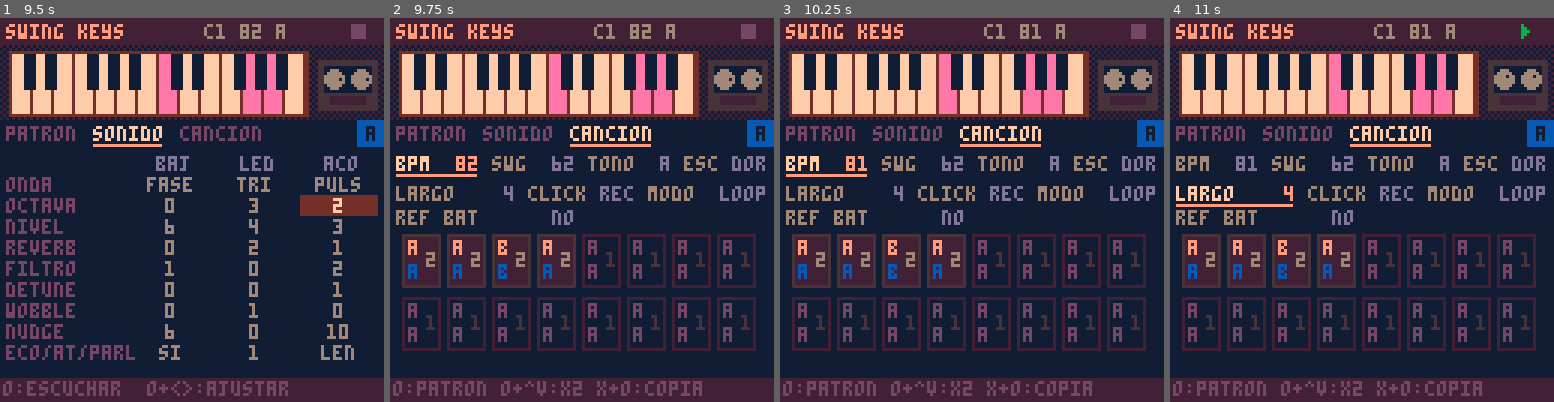
Above: before the commit, frames 1-4 (left to right).
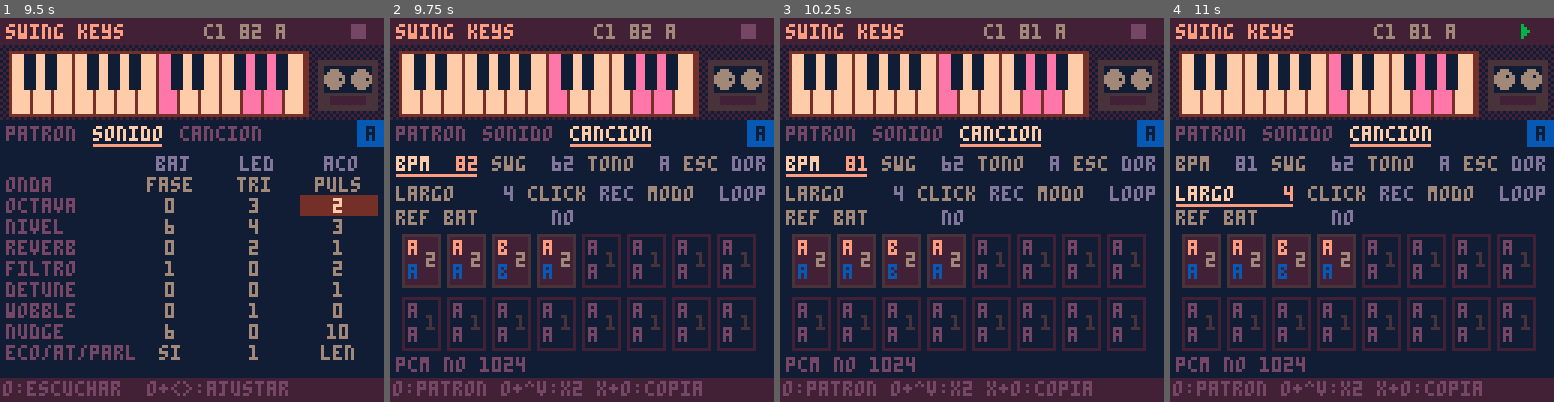
Above: after the commit, the same moments.

Repository: santiago-giordano/swing_pico8
Game: PICO-8 cartridge carts/en/swing_keys.p8
The game is run twice, just before and just after one commit, with the same random seed, the same clock (stepped at 60 frames per second) and the same inputs.
Inputs:
- Up to frame 1 (9.5 s): tap X (X key) at 0.33, 1.07, 1.85, 2.97, 4.08, 5.2, 6.32, 7.43, 8.55 s; tap O (Z key) at 0.7, 1.7, 2.1, 2.5, 2.9, 3.3, 3.7, 4.1, 4.5, 4.9, 5.3, 5.7, 6.1, 6.5, 6.9, 7.3, 7.7, 8.1, 8.5, 8.9, 9.3 s; hold Right 1.6-2.1 s; hold Up 2.15-2.42 s; hold Right 2.47-3.03 s; hold Left 3.08-3.58 s; hold Down 3.63-3.97 s; hold Right 4.02-4.68 s; hold Up 4.73-5.03 s; hold Left 5.08-5.68 s; hold Down 5.73-6.03 s; hold Right 6.08-6.58 s; hold Right 6.63-7.13 s; hold Up 7.18-7.45 s; hold Right 7.5-8.07 s; hold Left 8.12-8.62 s; hold Down 8.67-9 s; hold Right from 9.05 s (still down)
- Up to frame 2 (9.75 s): tap X (X key) at 9.67 s; tap O (Z key) at 9.7 s; release Right at 9.72 s
- Up to frame 3 (10.25 s): hold Up 9.77-10.07 s; tap O (Z key) at 10.1 s; hold Left from 10.12 s (still down)
- Up to frame 4 (11 s): tap O (Z key) at 10.5, 10.9 s; release Left at 10.72 s; hold Down from 10.77 s (still down); tap X (X key) at 10.78 s

Frame 1 is identical in both runs. In frame 2, 0.5% of the frame differs, in the area x 1-36%, y 88-93%; in frame 3, 0.5%; in frame 4, 0.5%.

Commit message:
PCM diagnostic line on song pages, keys clock fallback
Co-Authored-By: Claude Sonnet 5.5 <noreply@anthropic.com>
Claude-Session: https://claude.ai/code/session_01Fp4AnuhRcLifhZuhuviCvy

Diff:
--- a/carts/en/swing_beats.p8
+++ b/carts/en/swing_beats.p8
@@ -467,7 +467,11 @@
    v=function() return gd(239)&64>0 and tx("si","on") or "no" end,
    a=function() sd(239,gd(239)^^64) end})
  end
- local p=ipage(tx("cancion","song"),its,nil,ro and tx("arreglo: se edita en beats/keys","arrangement: edit in beats/keys") or tx("o:patron o+^v:x2 x+o:copia","o:pattern o+^v:x2 x+o:copy"))
+ -- diagnostico: estado del pcm
+ local function dg()
+  print("pcm "..(pcmok and "ok" or "no").." "..stat(108)..(clkr and " clk "..flr(clkr*100) or ""),2,113,5)
+ end
+ local p=ipage(tx("cancion","song"),its,dg,ro and tx("arreglo: se edita en beats/keys","arrangement: edit in beats/keys") or tx("o:patron o+^v:x2 x+o:copia","o:pattern o+^v:x2 x+o:copy"))
  -- x+o sobre un bloque: inserta una copia
  -- a continuacion (corre el resto)
  p.dup=function()
--- a/carts/en/swing_keys.p8
+++ b/carts/en/swing_keys.p8
@@ -467,7 +467,11 @@
    v=function() return gd(239)&64>0 and tx("si","on") or "no" end,
    a=function() sd(239,gd(239)^^64) end})
  end
- local p=ipage(tx("cancion","song"),its,nil,ro and tx("arreglo: se edita en beats/keys","arrangement: edit in beats/keys") or tx("o:patron o+^v:x2 x+o:copia","o:pattern o+^v:x2 x+o:copy"))
+ -- diagnostico: estado del pcm
+ local function dg()
+  print("pcm "..(pcmok and "ok" or "no").." "..stat(108)..(clkr and " clk "..flr(clkr*100) or ""),2,113,5)
+ end
+ local p=ipage(tx("cancion","song"),its,dg,ro and tx("arreglo: se edita en beats/keys","arrangement: edit in beats/keys") or tx("o:patron o+^v:x2 x+o:copia","o:pattern o+^v:x2 x+o:copy"))
  -- x+o sobre un bloque: inserta una copia
  -- a continuacion (corre el resto)
  p.dup=function()
@@ -845,8 +849,9 @@
 end
 
 kd=0
+ca,cn=0,0
 function onstart()
- kd=0
+ kd,ca,cn=0,0,0
  rmode=gd(239)&64>0 and pcmok and not rec
  if rmode then
   if (not vb[1]) for t=1,5 do rend(t) end
@@ -1051,6 +1056,17 @@
   kd+=q
   n=max(0,n+(kd-n)*.1)
   kd-=n
+  -- si el reloj del pcm se aleja de
+  -- los cuadros reales (buffer raro,
+  -- bluetooth) usa el reloj por cuadro
+  if playing then
+   ca+=n cn+=1
+   if cn>=60 then
+    clkr=ca/cn/91.875
+    if (clkr<.6 or clkr>1.4) pcmok=false
+    ca,cn=0,0
+   end
+  end
  end
  if (playing and not rmode) advance(n)
  inp()
--- a/carts/en/swing_mix.p8
+++ b/carts/en/swing_mix.p8
@@ -467,7 +467,11 @@
    v=function() return gd(239)&64>0 and tx("si","on") or "no" end,
    a=function() sd(239,gd(239)^^64) end})
  end
- local p=ipage(tx("cancion","song"),its,nil,ro and tx("arreglo: se edita en beats/keys","arrangement: edit in beats/keys") or tx("o:patron o+^v:x2 x+o:copia","o:pattern o+^v:x2 x+o:copy"))
+ -- diagnostico: estado del pcm
+ local function dg()
+  print("pcm "..(pcmok and "ok" or "no").." "..stat(108)..(clkr and " clk "..flr(clkr*100) or ""),2,113,5)
+ end
+ local p=ipage(tx("cancion","song"),its,dg,ro and tx("arreglo: se edita en beats/keys","arrangement: edit in beats/keys") or tx("o:patron o+^v:x2 x+o:copia","o:pattern o+^v:x2 x+o:copy"))
  -- x+o sobre un bloque: inserta una copia
  -- a continuacion (corre el resto)
  p.dup=function()
--- a/carts/en/swing_noise.p8
+++ b/carts/en/swing_noise.p8
@@ -467,7 +467,11 @@
    v=function() return gd(239)&64>0 and tx("si","on") or "no" end,
    a=function() sd(239,gd(239)^^64) end})
  end
- local p=ipage(tx("cancion","song"),its,nil,ro and tx("arreglo: se edita en beats/keys","arrangement: edit in beats/keys") or tx("o:patron o+^v:x2 x+o:copia","o:pattern o+^v:x2 x+o:copy"))
+ -- diagnostico: estado del pcm
+ local function dg()
+  print("pcm "..(pcmok and "ok" or "no").." "..stat(108)..(clkr and " clk "..flr(clkr*100) or ""),2,113,5)
+ end
+ local p=ipage(tx("cancion","song"),its,dg,ro and tx("arreglo: se edita en beats/keys","arrangement: edit in beats/keys") or tx("o:patron o+^v:x2 x+o:copia","o:pattern o+^v:x2 x+o:copy"))
  -- x+o sobre un bloque: inserta una copia
  -- a continuacion (corre el resto)
  p.dup=function()
--- a/carts/es/swing_beats.p8
+++ b/carts/es/swing_beats.p8
@@ -467,7 +467,11 @@
    v=function() return gd(239)&64>0 and tx("si","on") or "no" end,
    a=function() sd(239,gd(239)^^64) end})
  end
- local p=ipage(tx("cancion","song"),its,nil,ro and tx("arreglo: se edita en beats/keys","arrangement: edit in beats/keys") or tx("o:patron o+^v:x2 x+o:copia","o:pattern o+^v:x2 x+o:copy"))
+ -- diagnostico: estado del pcm
+ local function dg()
+  print("pcm "..(pcmok and "ok" or "no").." "..stat(108)..(clkr and " clk "..flr(clkr*100) or ""),2,113,5)
+ end
+ local p=ipage(tx("cancion","song"),its,dg,ro and tx("arreglo: se edita en beats/keys","arrangement: edit in beats/keys") or tx("o:patron o+^v:x2 x+o:copia","o:pattern o+^v:x2 x+o:copy"))
  -- x+o sobre un bloque: inserta una copia
  -- a continuacion (corre el resto)
  p.dup=function()
--- a/carts/es/swing_keys.p8
+++ b/carts/es/swing_keys.p8
@@ -467,7 +467,11 @@
    v=function() return gd(239)&64>0 and tx("si","on") or "no" end,
    a=function() sd(239,gd(239)^^64) end})
  end
- local p=ipage(tx("cancion","song"),its,nil,ro and tx("arreglo: se edita en beats/keys","arrangement: edit in beats/keys") or tx("o:patron o+^v:x2 x+o:copia","o:pattern o+^v:x2 x+o:copy"))
+ -- diagnostico: estado del pcm
+ local function dg()
+  print("pcm "..(pcmok and "ok" or "no").." "..stat(108)..(clkr and " clk "..flr(clkr*100) or ""),2,113,5)
+ end
+ local p=ipage(tx("cancion","song"),its,dg,ro and tx("arreglo: se edita en beats/keys","arrangement: edit in beats/keys") or tx("o:patron o+^v:x2 x+o:copia","o:pattern o+^v:x2 x+o:copy"))
  -- x+o sobre un bloque: inserta una copia
  -- a continuacion (corre el resto)
  p.dup=function()
@@ -845,8 +849,9 @@
 end
 
 kd=0
+ca,cn=0,0
 function onstart()
- kd=0
+ kd,ca,cn=0,0,0
  rmode=gd(239)&64>0 and pcmok and not rec
  if rmode then
   if (not vb[1]) for t=1,5 do rend(t) end
@@ -1051,6 +1056,17 @@
   kd+=q
   n=max(0,n+(kd-n)*.1)
   kd-=n
+  -- si el reloj del pcm se aleja de
+  -- los cuadros reales (buffer raro,
+  -- bluetooth) usa el reloj por cuadro
+  if playing then
+   ca+=n cn+=1
+   if cn>=60 then
+    clkr=ca/cn/91.875
+    if (clkr<.6 or clkr>1.4) pcmok=false
+    ca,cn=0,0
+   end
+  end
  end
  if (playing and not rmode) advance(n)
  inp()
--- a/carts/es/swing_mix.p8
+++ b/carts/es/swing_mix.p8
@@ -467,7 +467,11 @@
    v=function() return gd(239)&64>0 and tx("si","on") or "no" end,
    a=function() sd(239,gd(239)^^64) end})
  end
- local p=ipage(tx("cancion","song"),its,nil,ro and tx("arreglo: se edita en beats/keys","arrangement: edit in beats/keys") or tx("o:patron o+^v:x2 x+o:copia","o:pattern o+^v:x2 x+o:copy"))
+ -- diagnostico: estado del pcm
+ local function dg()
+  print("pcm "..(pcmok and "ok" or "no").." "..stat(108)..(clkr and " clk "..flr(clkr*100) or ""),2,113,5)
+ end
+ local p=ipage(tx("cancion","song"),its,dg,ro and tx("arreglo: se edita en beats/keys","arrangement: edit in beats/keys") or tx("o:patron o+^v:x2 x+o:copia","o:pattern o+^v:x2 x+o:copy"))
  -- x+o sobre un bloque: inserta una copia
  -- a continuacion (corre el resto)
  p.dup=function()
--- a/carts/es/swing_noise.p8
+++ b/carts/es/swing_noise.p8
@@ -467,7 +467,11 @@
    v=function() return gd(239)&64>0 and tx("si","on") or "no" end,
    a=function() sd(239,gd(239)^^64) end})
  end
- local p=ipage(tx("cancion","song"),its,nil,ro and tx("arreglo: se edita en beats/keys","arrangement: edit in beats/keys") or tx("o:patron o+^v:x2 x+o:copia","o:pattern o+^v:x2 x+o:copy"))
+ -- diagnostico: estado del pcm
+ local function dg()
+  print("pcm "..(pcmok and "ok" or "no").." "..stat(108)..(clkr and " clk "..flr(clkr*100) or ""),2,113,5)
+ end
+ local p=ipage(tx("cancion","song"),its,dg,ro and tx("arreglo: se edita en beats/keys","arrangement: edit in beats/keys") or tx("o:patron o+^v:x2 x+o:copia","o:pattern o+^v:x2 x+o:copy"))
  -- x+o sobre un bloque: inserta una copia
  -- a continuacion (corre el resto)
  p.dup=function()
--- a/src/core.lua
+++ b/src/core.lua
@@ -464,7 +464,11 @@
    v=function() return gd(239)&64>0 and tx("si","on") or "no" end,
    a=function() sd(239,gd(239)^^64) end})
  end
- local p=ipage(tx("cancion","song"),its,nil,ro and tx("arreglo: se edita en beats/keys","arrangement: edit in beats/keys") or tx("o:patron o+^v:x2 x+o:copia","o:pattern o+^v:x2 x+o:copy"))
+ -- diagnostico: estado del pcm
+ local function dg()
+  print("pcm "..(pcmok and "ok" or "no").." "..stat(108)..(clkr and " clk "..flr(clkr*100) or ""),2,113,5)
+ end
+ local p=ipage(tx("cancion","song"),its,dg,ro and tx("arreglo: se edita en beats/keys","arrangement: edit in beats/keys") or tx("o:patron o+^v:x2 x+o:copia","o:pattern o+^v:x2 x+o:copy"))
  -- x+o sobre un bloque: inserta una copia
  -- a continuacion (corre el resto)
  p.dup=function()
--- a/src/keys.lua
+++ b/src/keys.lua
@@ -208,8 +208,9 @@
 end
 
 kd=0
+ca,cn=0,0
 function onstart()
- kd=0
+ kd,ca,cn=0,0,0
  rmode=gd(239)&64>0 and pcmok and not rec
  if rmode then
   if (not vb[1]) for t=1,5 do rend(t) end
@@ -414,6 +415,17 @@
   kd+=q
   n=max(0,n+(kd-n)*.1)
   kd-=n
+  -- si el reloj del pcm se aleja de
+  -- los cuadros reales (buffer raro,
+  -- bluetooth) usa el reloj por cuadro
+  if playing then
+   ca+=n cn+=1
+   if cn>=60 then
+    clkr=ca/cn/91.875
+    if (clkr<.6 or clkr>1.4) pcmok=false
+    ca,cn=0,0
+   end
+  end
  end
  if (playing and not rmode) advance(n)
  inp()
Not shown, changed: CHANGELOG.md
Not shown, changed: docs/pages_en.png
Not shown, changed: docs/pages_es.png
